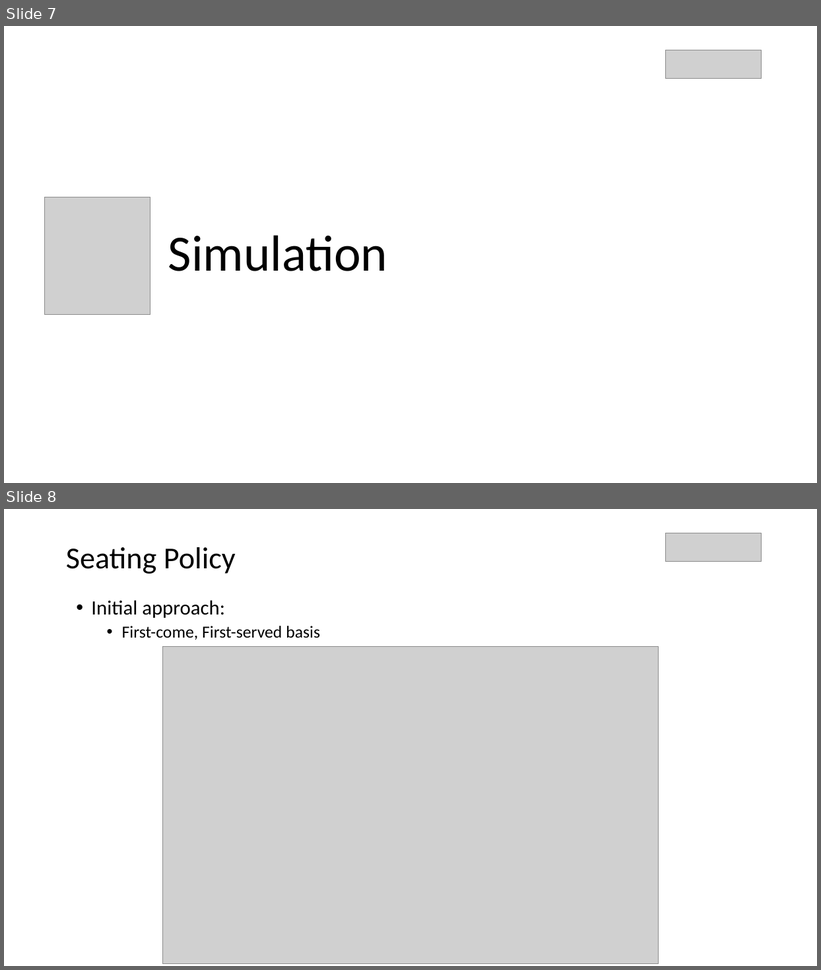
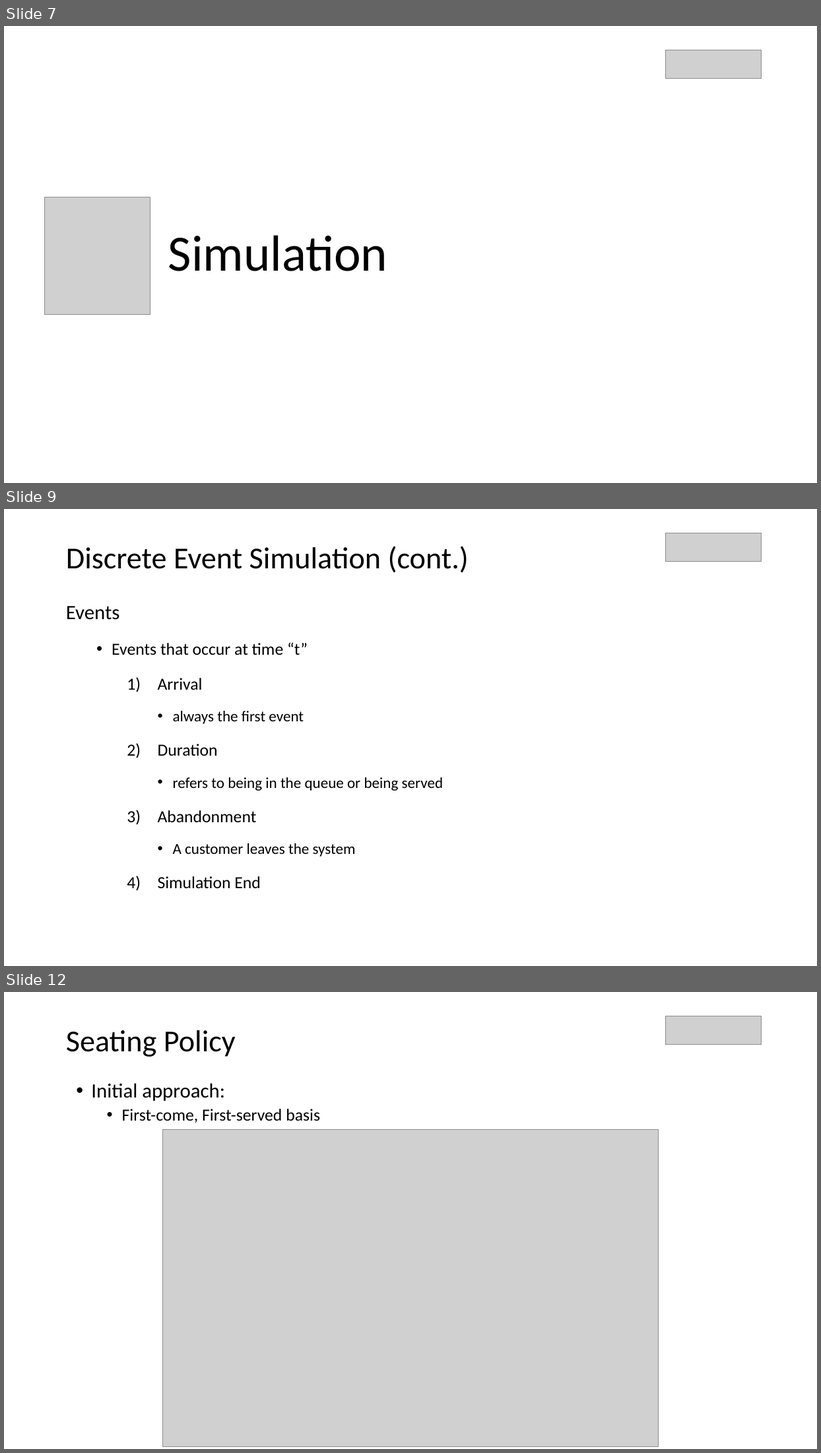
Before and after one commit to parkjan4/OptSim, a slide deck: Presentation.pptx. Shown one above the other, each under a label of ours: slides 7 and 8 before the commit, slides 7, 9 and 12 after it; the slides between them are not shown. The pictures are 821x970 and 821x1453 pixels, drawn with LibreOffice and Linux fonts; fonts in the diff are those of the drawing; grey boxes stand for pictures. Boxes give left, top, right and bottom in pixels: in the first picture for what was removed or moved away, otherwise in the second. Text is boxed around its words. In the diff, an @@ line names an element or a change of style, - is before the commit and + after.

```diff
--- a/Presentation.pptx
+++ b/Presentation.pptx
@@ slide 9 added at [4, 509, 817, 966], background #FFFFFF @@
@@ title added at [66, 546, 469, 573], 36 pt, text #000000 @@
+Discrete Event Simulation (cont.)
@@ picture added at [665, 533, 761, 561] @@
@@ text added at [66, 606, 444, 889], 18 pt, text #000000 @@
+Events
+  • Events that occur at time “t”
+    1) Arrival
+      • always the first event
+    2) Duration
+      • refers to being in the queue or being served
+    3) Abandonment
+      • A customer leaves the system
+    4) Simulation End
@@ what was slide 8 is now slide 12 @@
```
Also in this commit, not shown: 3 other slides added.
